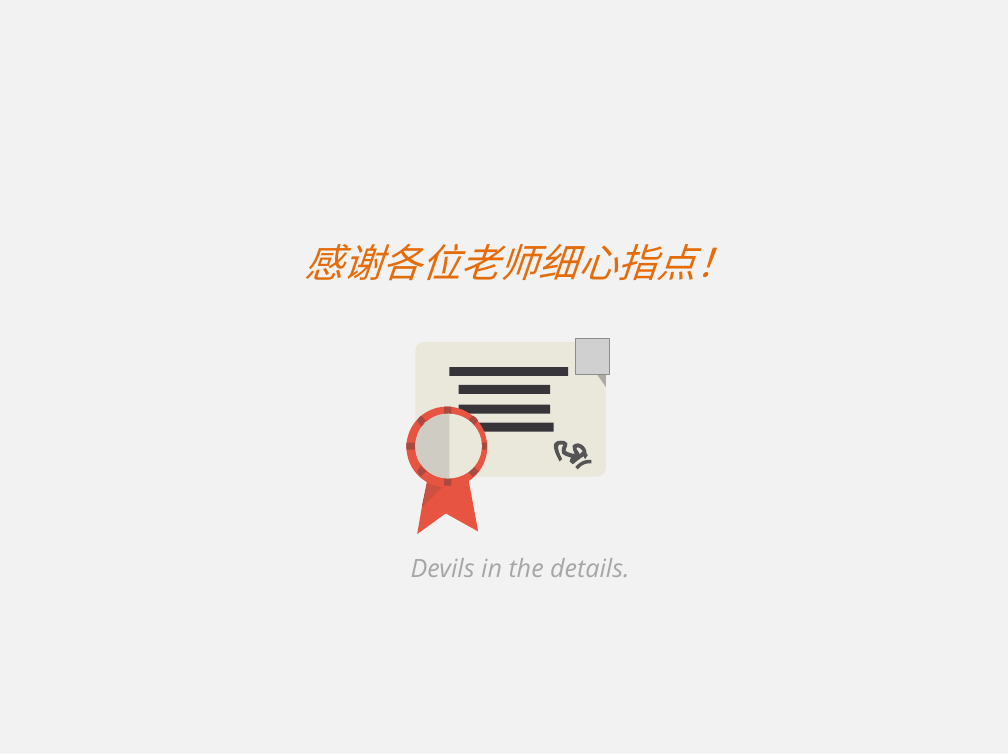
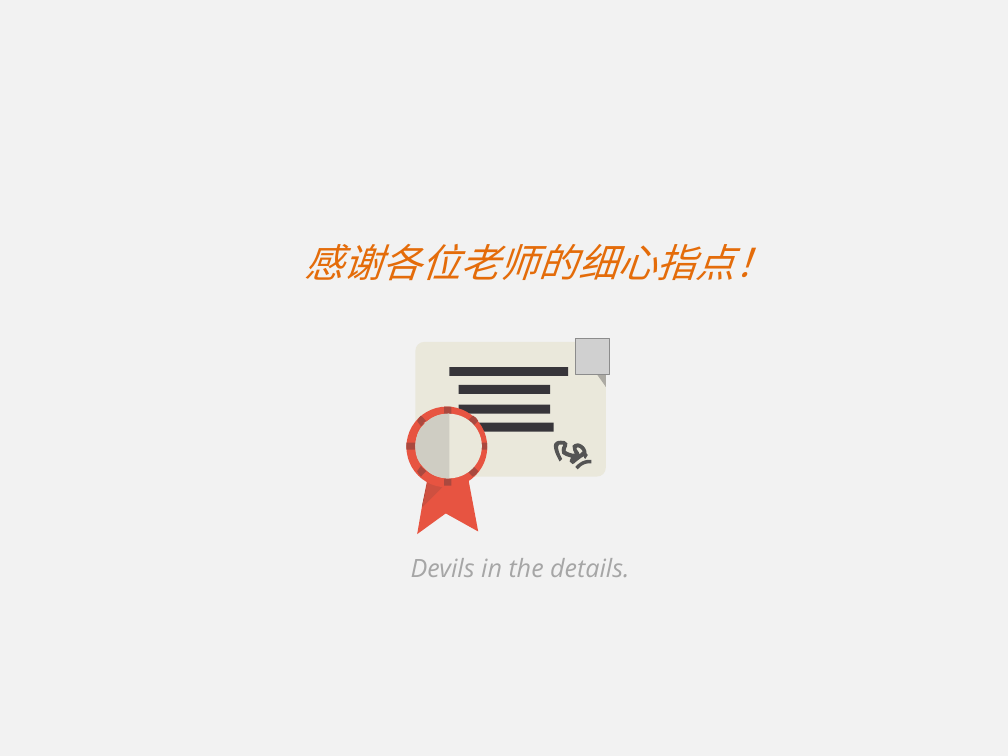
Before and after one commit to KrisCheng/GraduationDesign, a slide deck: slide 30 of FinalPaper/毕业答辩.pptx (slide 29 before the commit). Drawn at 1008x756 pixels with LibreOffice and Linux fonts; fonts in the diff are those of the drawing; grey boxes stand for pictures. Boxes give left, top, right and bottom in pixels: in the first picture for what was removed or moved away, otherwise in the second. Text is boxed around its words. In the diff, an @@ line names an element or a change of style, - is before the commit and + after.

```diff
--- a/FinalPaper/毕业答辩.pptx
+++ b/FinalPaper/毕业答辩.pptx
@@ text at [304, 244, 774, 281]: text changed @@
-感谢各位老师细心指点！
+感谢各位老师的细心指点！
```
Also in this commit, not shown: 7 other slides changed, 1 slide added, 1 other file.
